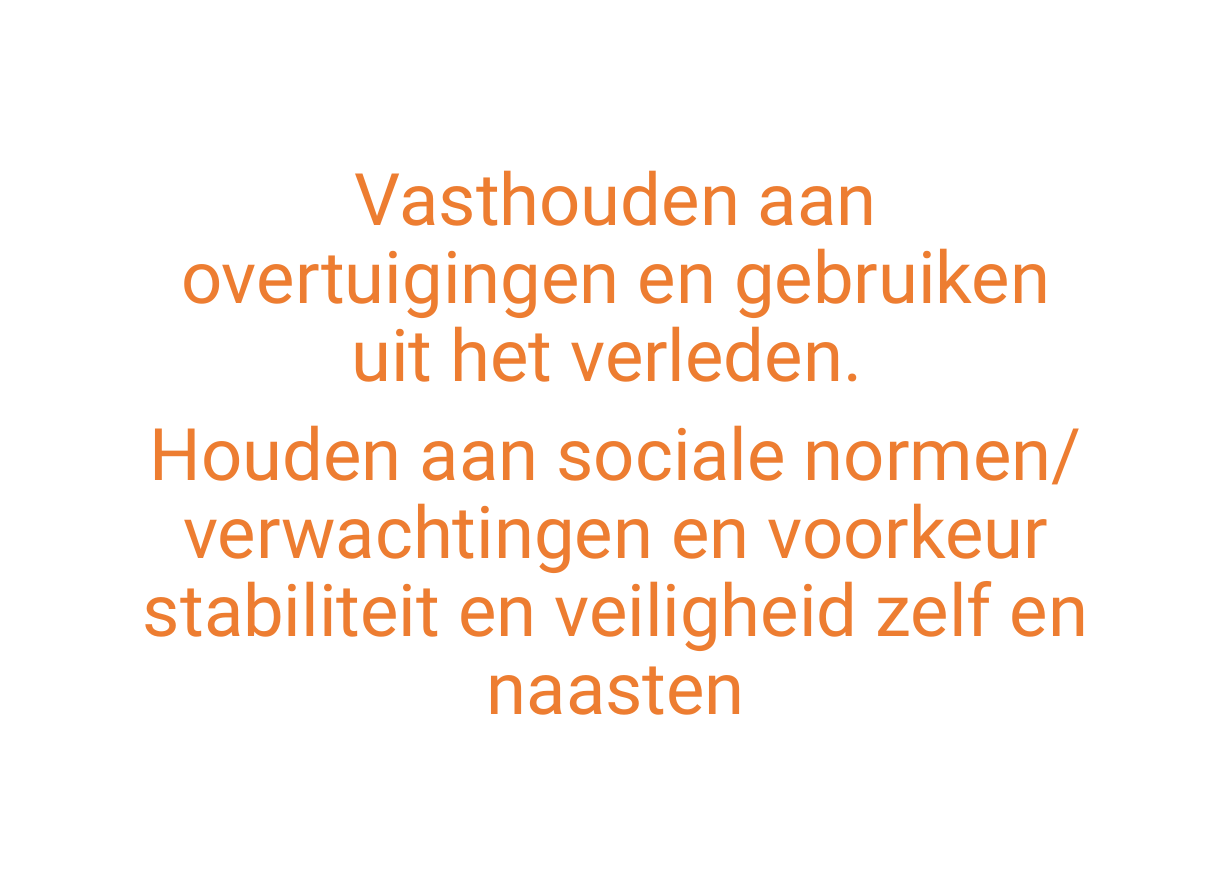
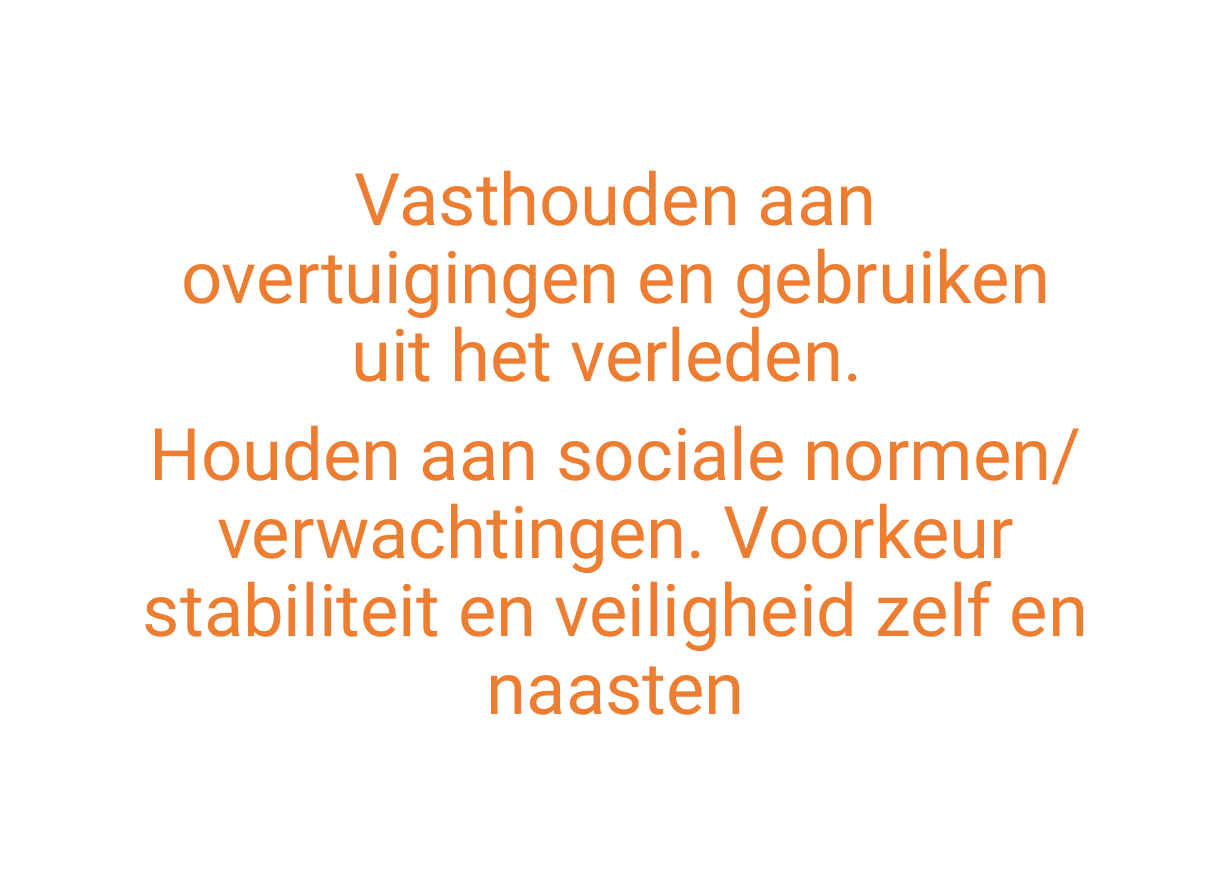
Before and after one commit to ScrumFacilitators/Schwartz-Universal-Values, a slide deck: slide 19 of Schwartz Basis Menselijke Waarden.pptx. Drawn at 1232x878 pixels with LibreOffice and Linux fonts; fonts in the diff are those of the drawing; background and template pictures are left out. Boxes give left, top, right and bottom in pixels: in the first picture for what was removed or moved away, otherwise in the second. Text is boxed around its words. In the diff, an @@ line names an element or a change of style, - is before the commit and + after.

```diff
--- a/Schwartz Basis Menselijke Waarden.pptx
+++ b/Schwartz Basis Menselijke Waarden.pptx
@@ text at [143, 425, 1088, 715]: text changed @@
-Houden aan sociale normen/ verwachtingen en voorkeur stabiliteit en veiligheid zelf en naasten
+Houden aan sociale normen/ verwachtingen. Voorkeur stabiliteit en veiligheid zelf en naasten
```
Also in this commit, not shown: 3 other slides changed.
